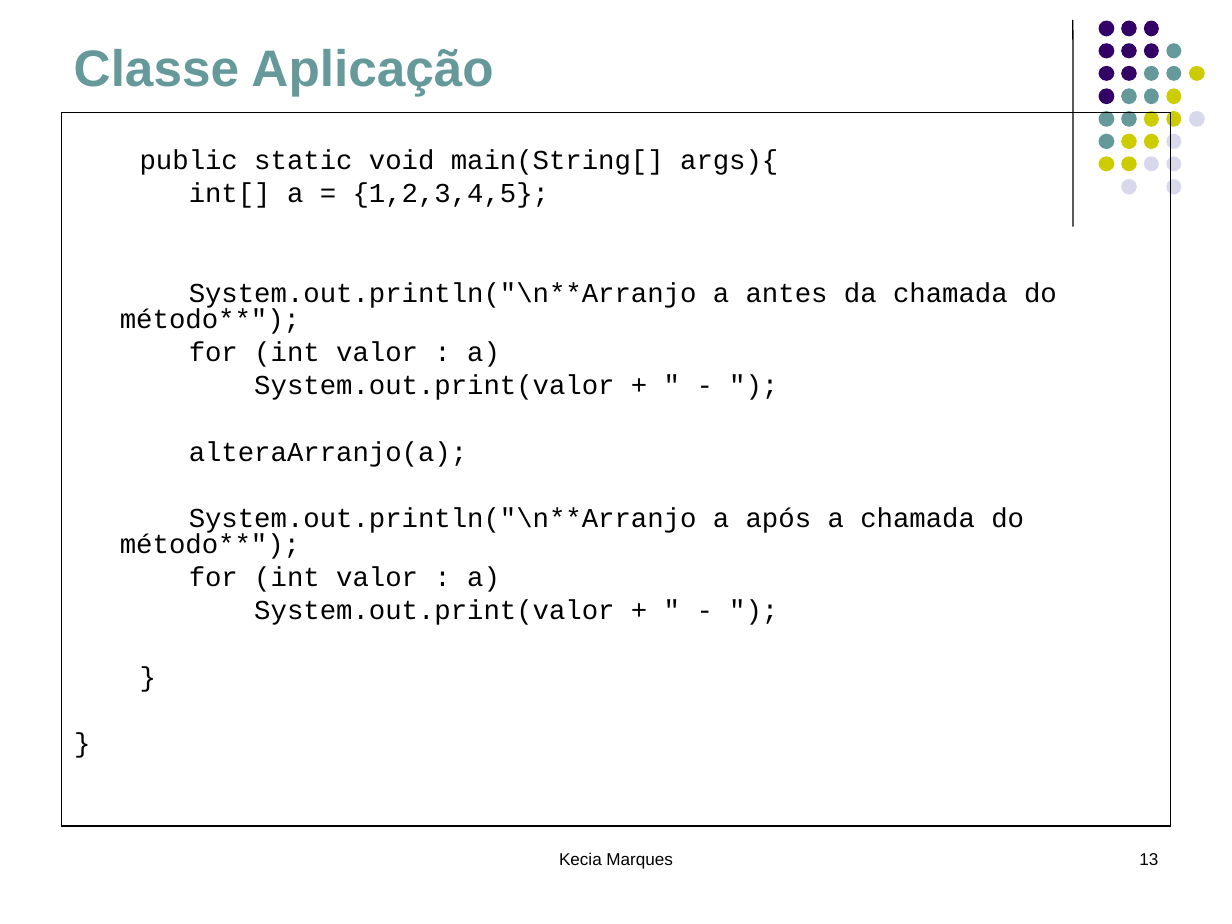
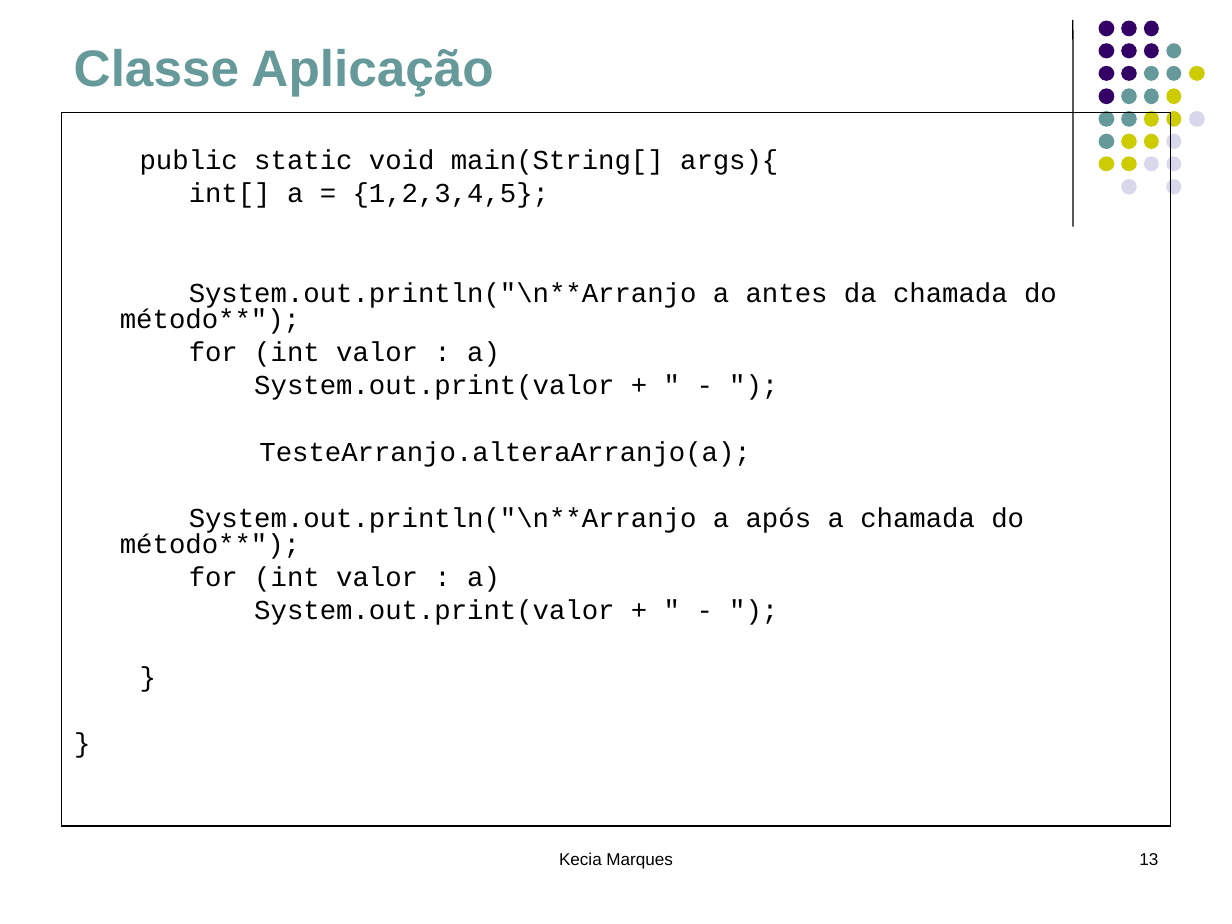
Before and after one commit to eduardocunha11/firstblog, a slide deck: slide 13 of aulas/poo/5.Associação entre Objetos.ppt. Drawn at 1232x924 pixels with LibreOffice and Linux fonts; fonts in the diff are those of the drawing. Boxes give left, top, right and bottom in pixels: in the first picture for what was removed or moved away, otherwise in the second. Text is boxed around its words. In the diff, an @@ line names an element or a change of style, - is before the commit and + after.

```diff
--- a/aulas/poo/5.Associação entre Objetos.ppt
+++ b/aulas/poo/5.Associação entre Objetos.ppt
@@ text in rectangle at [259,441,750,467]: text changed @@
-alteraArranjo(a);
+TesteArranjo.alteraArranjo(a);
```
Also in this commit, not shown: 2 other slides changed.
